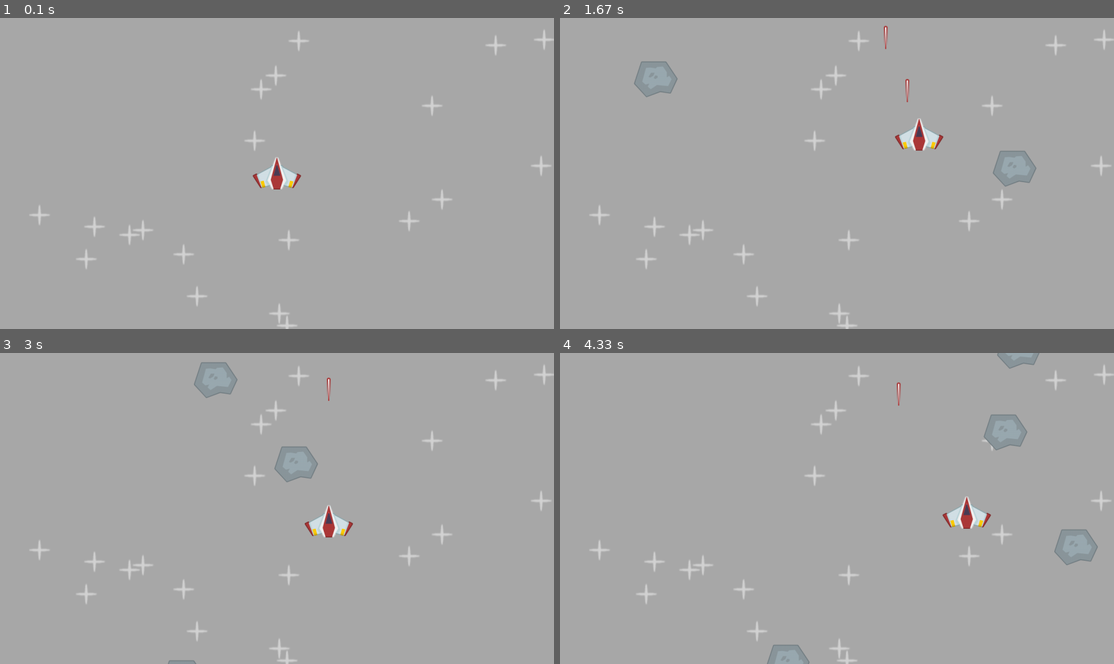
Above: before the commit, frames 1-4 (two rows, left to right).
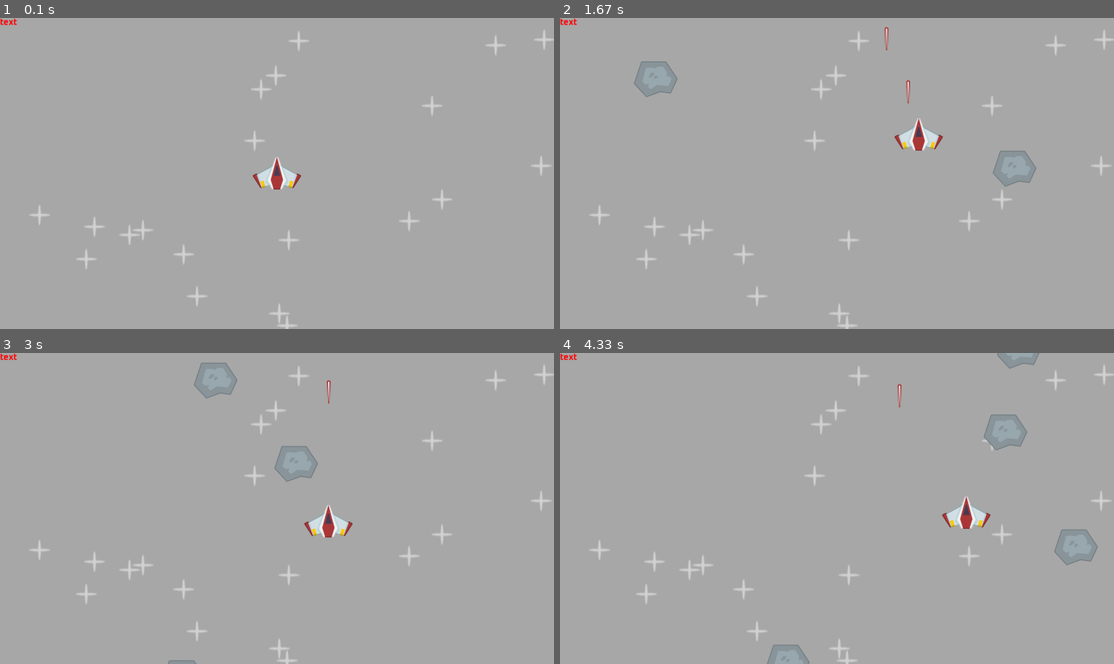
Above: after the commit, the same moments.

Repository: StefMcCuistion/PyGame-Practice-Exercises
Game: pygame game, started from src/space_shooter/code/main.py
Same seed, same stepped clock (60 frames per second), same inputs: the game is played once before the commit and once after it.
Inputs:
- Up to frame 1 (0.1 s): no input
- Up to frame 2 (1.67 s): tap Space at 0.33, 0.73, 1.03, 1.23, 1.57 s; hold Right 0.67-1.13 s; hold Up 1.17-1.47 s; hold Right from 1.5 s (still down)
- Up to frame 3 (3 s): tap Space at 1.87, 2.07, 2.37, 2.63, 2.97 s; release Right at 1.97 s; hold Left 2-2.53 s; hold Down 2.57-2.87 s; hold Down from 2.9 s (still down)
- Up to frame 4 (4.33 s): tap Space at 3.27, 3.4, 3.8, 4.1 s; release Down at 3.3 s; hold Up 3.33-3.7 s; hold Right from 3.73 s (still down)

The runs differ from the first frame. In frame 1, less than 0.1% of the frame differs, in the area x 0-4%, y 0-3%; in frame 2, 0.2%, in the area x 0-70%, y 0-43%; in frame 3, 0.2%; in frame 4, 0.2%.

Commit message:
Extracted collision function. Uncapped framerate.

Diff:
--- a/src/space_shooter/code/main.py
+++ b/src/space_shooter/code/main.py
@@ -70,6 +70,17 @@
             if self.lifespan < current_time - self.creation_time:
                 self.kill()
 
+    def collision():
+        global running
+
+        collision_sprites = OwO.sprite.spritecollide(player, meteor_sprites, False)
+        if collision_sprites:
+            running = False
+            print('collision')
+        for lazer in lazer_sprites:
+            collided_sprites = OwO.sprite.spritecollide(lazer, meteor_sprites, True)
+            if collided_sprites:
+                lazer.kill()
 
 
     # General setup
@@ -81,12 +92,15 @@
     display = OwO.display.set_mode((W, H))
     OwO.display.set_caption('Space Shooter')
     clock = OwO.time.Clock()
+    global running
     running = True
 
     # Imports
     star_surf = OwO.image.load(join('..', 'images', 'star.png')).convert_alpha()
     meteor_surf = OwO.image.load(join('..', 'images', 'meteor.png')).convert_alpha()
     lazer_surf = OwO.image.load(join('..', 'images', 'lazer.png')).convert_alpha()
+    font = OwO.font.Font(join('..', 'images', 'Oxanium-Bold.ttf'), 20)
+    txt_surf = font.render('text', True, 'red')
 
     # Sprites
     all_sprites = OwO.sprite.Group()
@@ -101,7 +115,7 @@
     OwO.time.set_timer(meteor_event, 500)
 
     while running:
-        dt = clock.tick(120) / 1000
+        dt = clock.tick() / 1000
         # Event loop
         for event in OwO.event.get():
             if event.type == OwO.QUIT:
@@ -112,15 +126,12 @@
 
         # Update
         all_sprites.update(dt)
-        collision_sprites = OwO.sprite.spritecollide(player, meteor_sprites, False)
-        for lazer in lazer_sprites:
-            collided_sprites = OwO.sprite.spritecollide(lazer, meteor_sprites, True)
-            if collided_sprites:
-                lazer.kill()
+        collision()
 
         # Draw the game
         display.fill('darkgray')
         all_sprites.draw(display)
+        display.blit(txt_surf, (0, 0))
         OwO.display.flip()
     OwO.quit()
 
